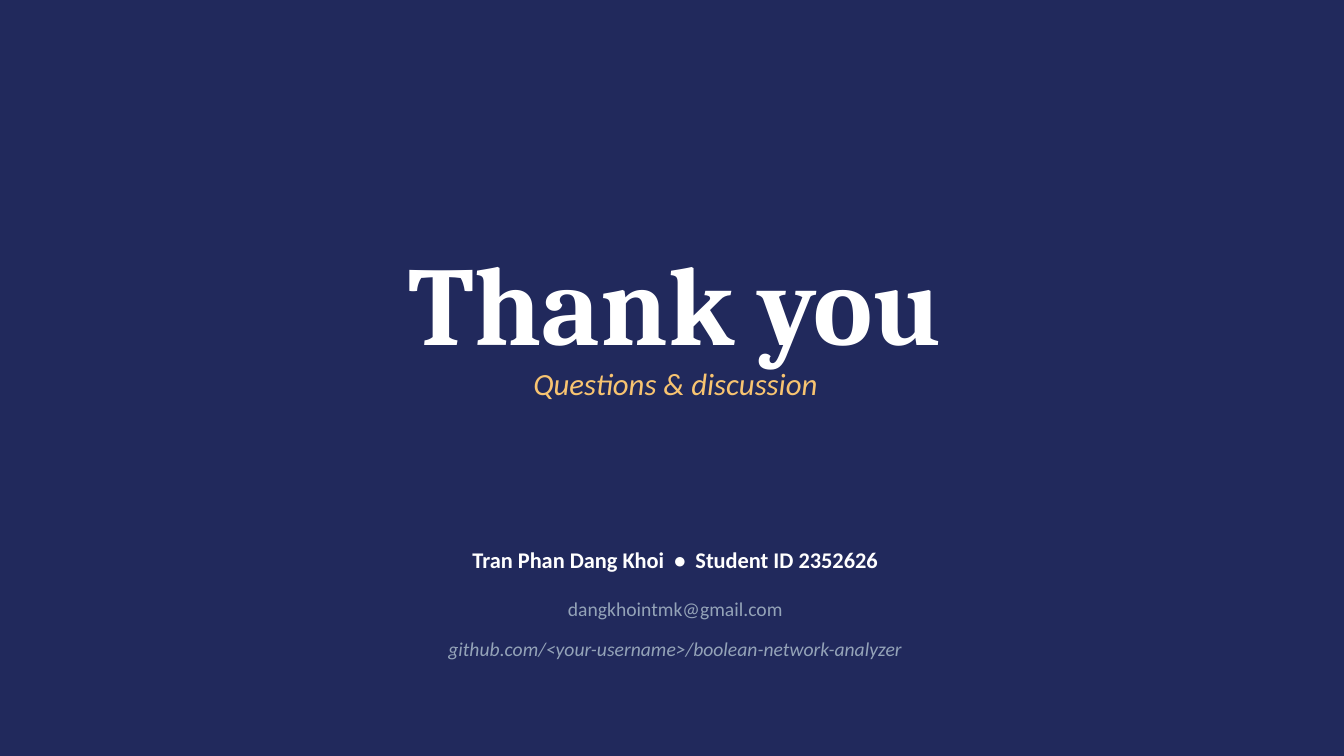
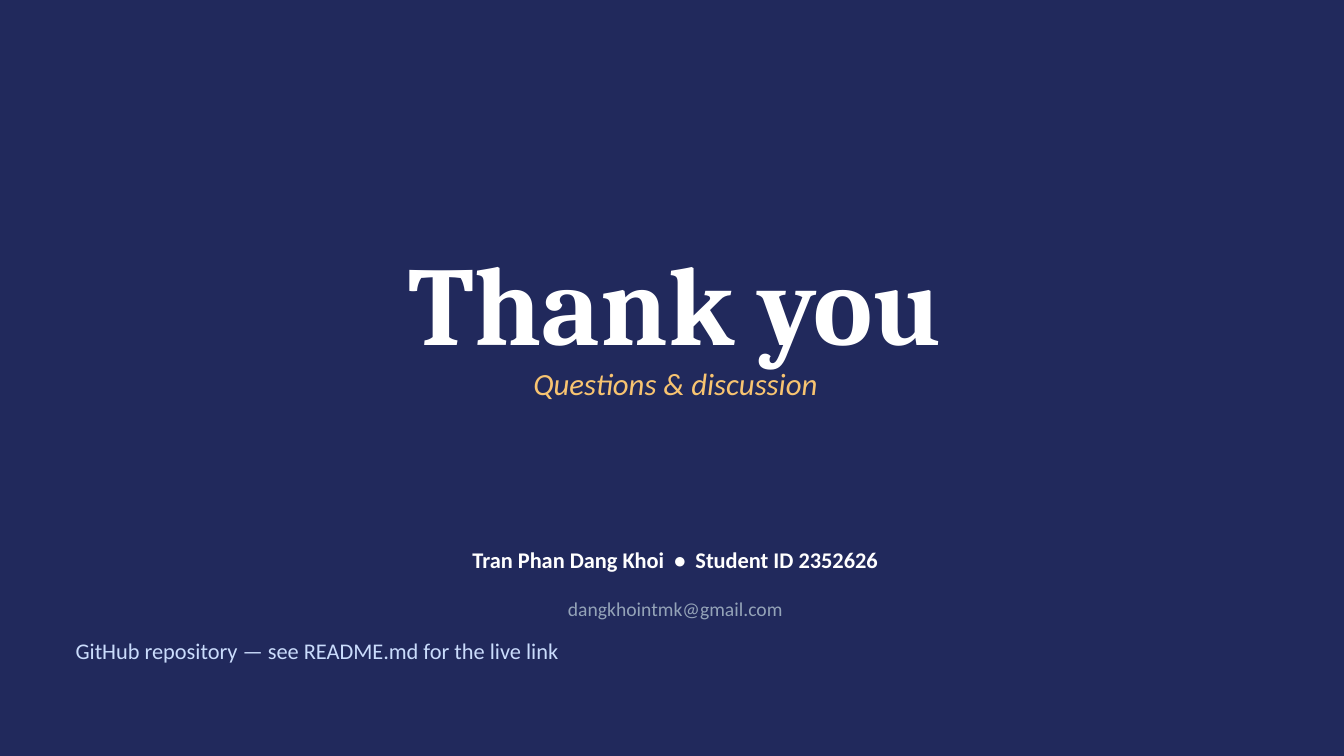
Before and after one commit to dangkhoi-dev/boolean-network-analyzer, a slide deck: slide 14 of Slide/Boolean_Network_Analyzer_Slides.pptx. Drawn at 1344x756 pixels with LibreOffice and Linux fonts; fonts in the diff are those of the drawing. Boxes give left, top, right and bottom in pixels: in the first picture for what was removed or moved away, otherwise in the second. Text is boxed around its words. In the diff, an @@ line names an element or a change of style, - is before the commit and + after.

```diff
--- a/Slide/Boolean_Network_Analyzer_Slides.pptx
+++ b/Slide/Boolean_Network_Analyzer_Slides.pptx
@@ text at (76, 643, 558, 663): text changed; size 14 to 16 pt; text colour #94A3B8 to #CADCFC; italic off @@
-github.com/<your-username>/boolean-network-analyzer
+GitHub repository — see README.md for the live link
```
Also in this commit, not shown: 3 other slides changed, 58 other files.
